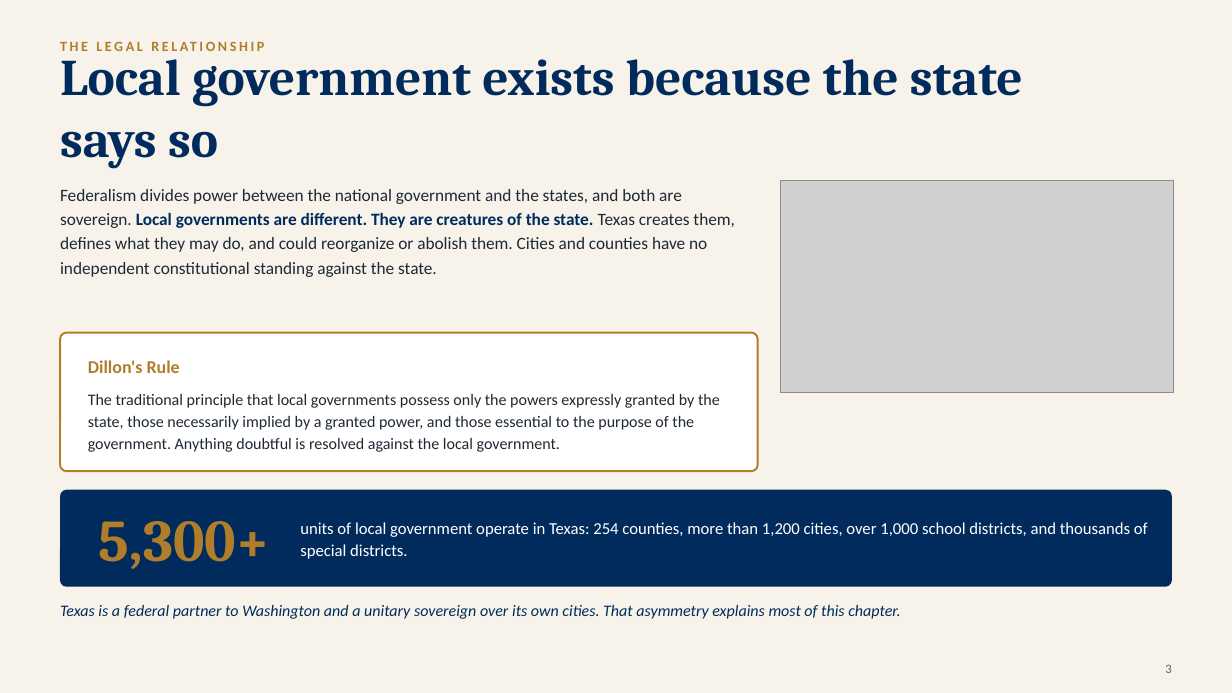
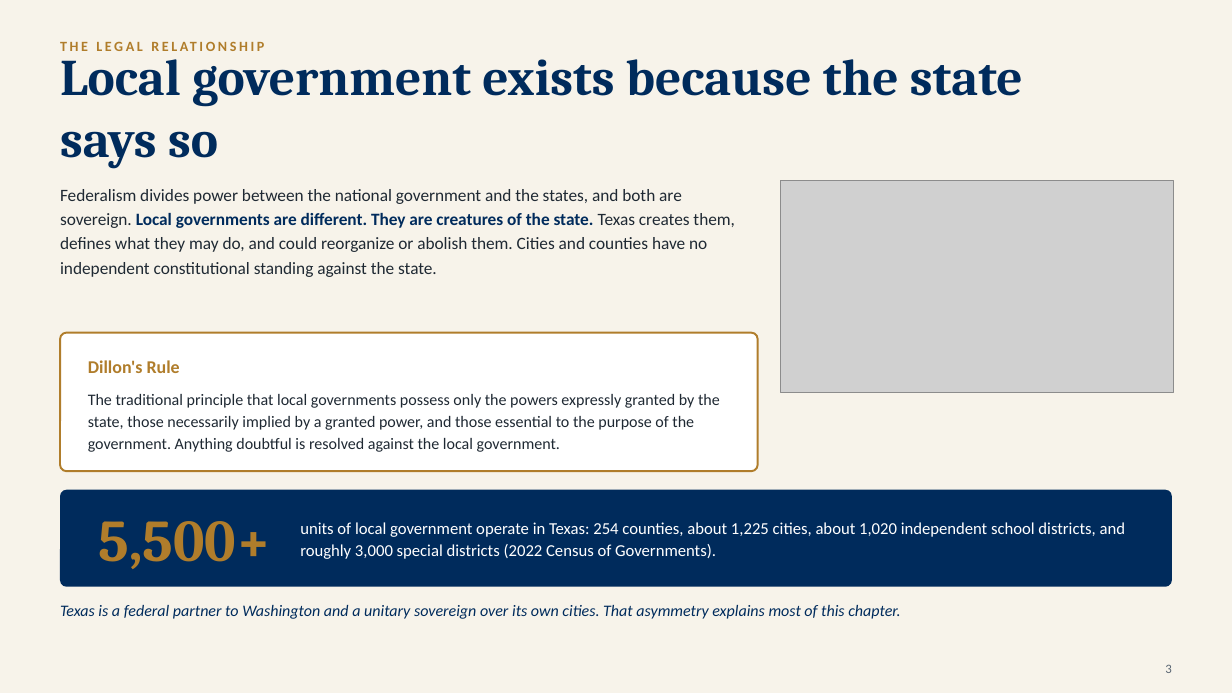
Before and after one commit to ProfessorJaredAlanStewart/texas-govt-modules, a slide deck: slide 4 of slides/Chapter 07 - Local Government (Lecture Deck).pptx. Drawn at 1232x693 pixels with LibreOffice and Linux fonts; fonts in the diff are those of the drawing; grey boxes stand for pictures. Boxes give left, top, right and bottom in pixels: in the first picture for what was removed or moved away, otherwise in the second. Text is boxed around its words. In the diff, an @@ line names an element or a change of style, - is before the commit and + after.

```diff
--- a/slides/Chapter 07 - Local Government (Lecture Deck).pptx
+++ b/slides/Chapter 07 - Local Government (Lecture Deck).pptx
@@ text at bbox=[98, 521, 271, 569]: text changed @@
-5,300+
+5,500+
@@ text at bbox=[300, 522, 1125, 559]: text changed @@
-units of local government operate in Texas: 254 counties, more than 1,200 cities, over 1,000 school districts, and thousands of special districts.
+units of local government operate in Texas: 254 counties, about 1,225 cities, about 1,020 independent school districts, and roughly 3,000 special districts (2022 Census of Governments).
```
Also in this commit, not shown: 3 other slides changed, 58 other files.
